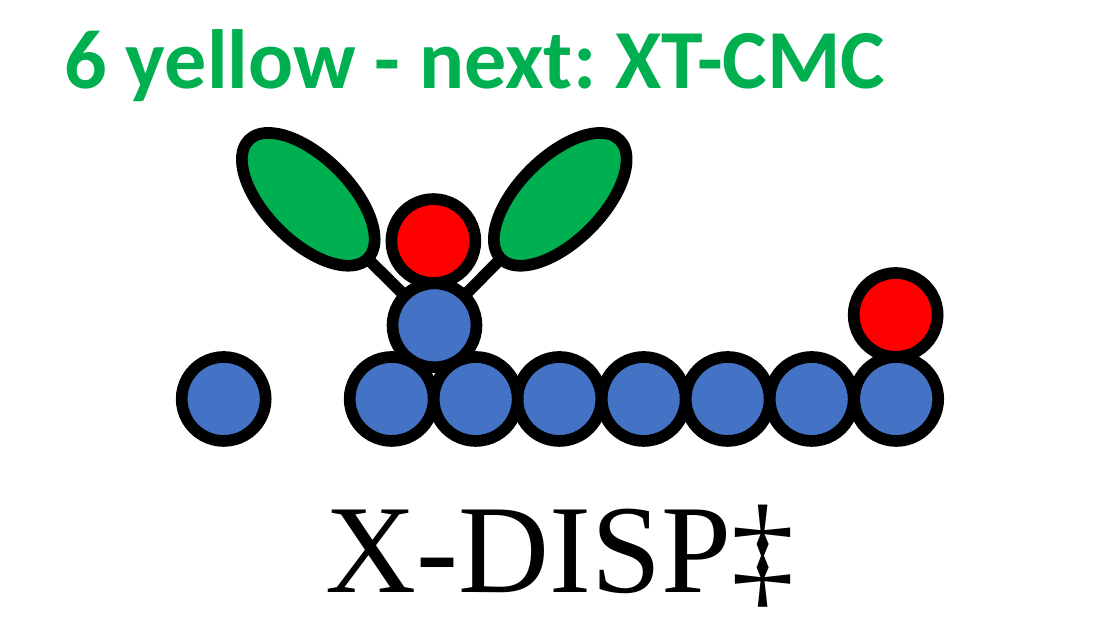
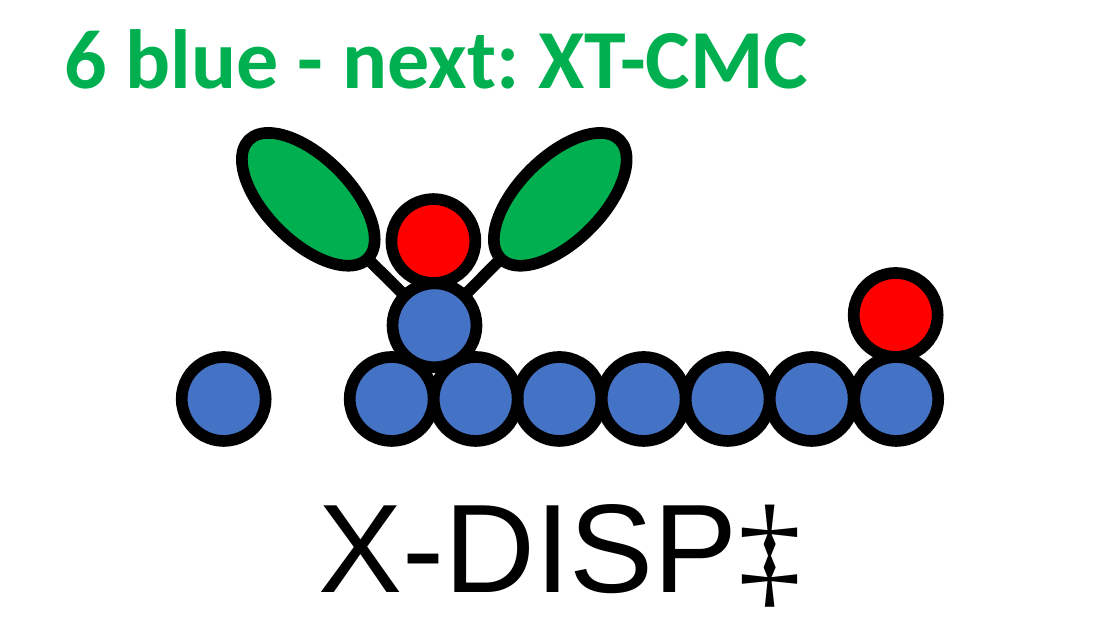
Before and after one commit to rzk1/ullmann, a slide deck: slide 38 of Labels/labels.pptx (slide 24 before the commit). Drawn at 1120x630 pixels with LibreOffice and Linux fonts; fonts in the diff are those of the drawing. Boxes give left, top, right and bottom in pixels: in the first picture for what was removed or moved away, otherwise in the second. Text is boxed around its words. In the diff, an @@ line names an element or a change of style, - is before the commit and + after.

```diff
--- a/Labels/labels.pptx
+++ b/Labels/labels.pptx
@@ text at [64,29,808,89]: text changed @@
-6 yellow - next: XT-CMC
+6 blue - next: XT-CMC
@@ text "X-DISP‡" at [318,504,801,607]: font Times New Roman to Arial in "X-DISP‡" @@
```
Also in this commit, not shown: 23 other slides changed, 14 slides added, 45 other files.
